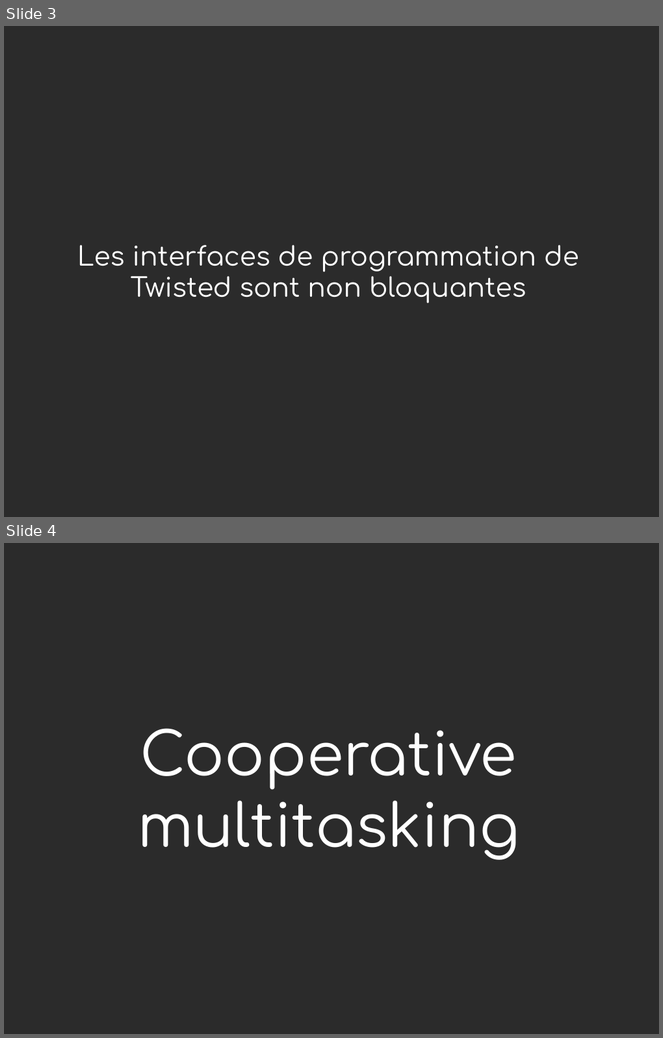
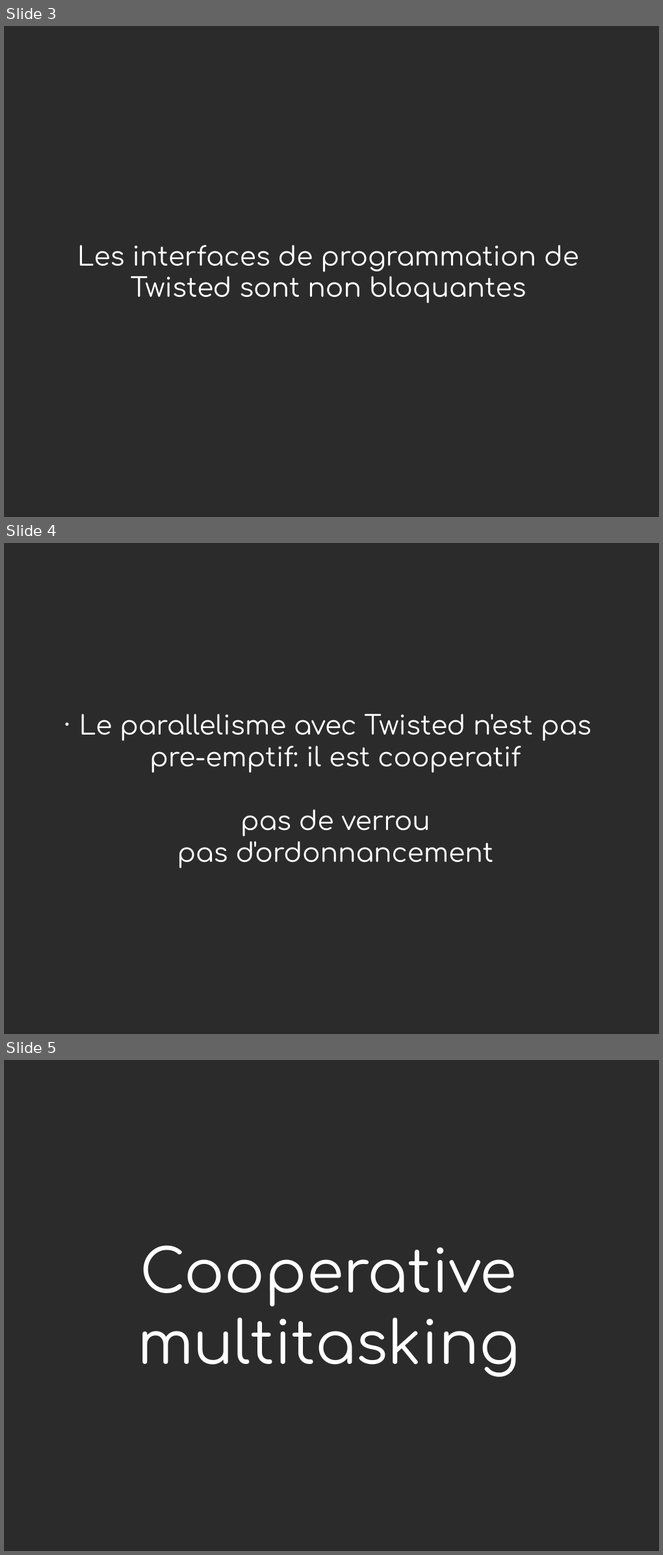
Before and after one commit to jdb/jdb.github.com, a slide deck: imap_idle/pycon-presentation/prez.odp. Shown one above the other, each under a label of ours: slides 3 and 4 before the commit, slides 3, 4 and 5 after it. The pictures are 663x1038 and 663x1555 pixels, drawn with LibreOffice and Linux fonts; fonts in the diff are those of the drawing; background and template pictures are left out; a plain dark background stands for a picture behind light text. Boxes give left, top, right and bottom in pixels: in the first picture for what was removed or moved away, otherwise in the second. Text is boxed around its words. In the diff, an @@ line names an element or a change of style, - is before the commit and + after.

Commit message:
Progress on the presentation

```diff
--- a/imap_idle/pycon-presentation/prez.odp
+++ b/imap_idle/pycon-presentation/prez.odp
@@ slide 4 added at (x1=4, y1=543, x2=659, y2=1034), background picture (left out) @@
@@ title added at (x1=79, y1=714, x2=592, y2=868), 32 pt, text #FFFFFF @@
+• Le parallelisme avec Twisted n'est pas pre-emptif: il est cooperatif
+  pas de verrou
+  pas d'ordonnancement
@@ what was slide 4 is now slide 5 @@
```
